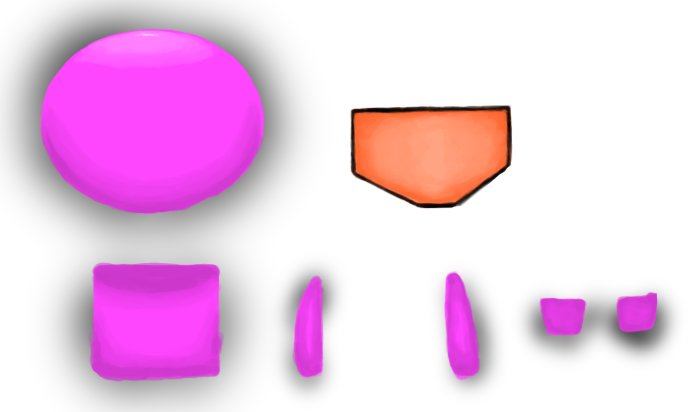
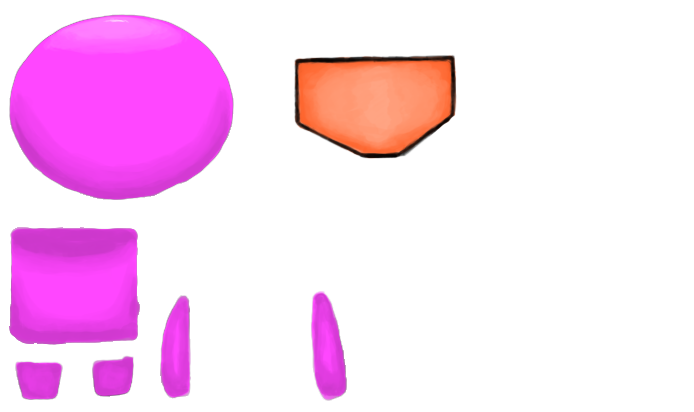
Layers edited between the first and the second 694×412 image:
removed layer "Visor" over <box>0,0,684,412</box>
added layer "Layer 5" above "Layer 4" over <box>293,54,457,159</box>
added layer "Layer 4" above "Layer 3" over <box>9,14,234,200</box>
added layer "Layer 3" above "Layer 2" over <box>160,290,347,401</box>
added layer "Layer 2" above "Layer 1" over <box>9,227,140,345</box>
added layer "Layer 1" above "Background" over <box>15,355,134,400</box>
